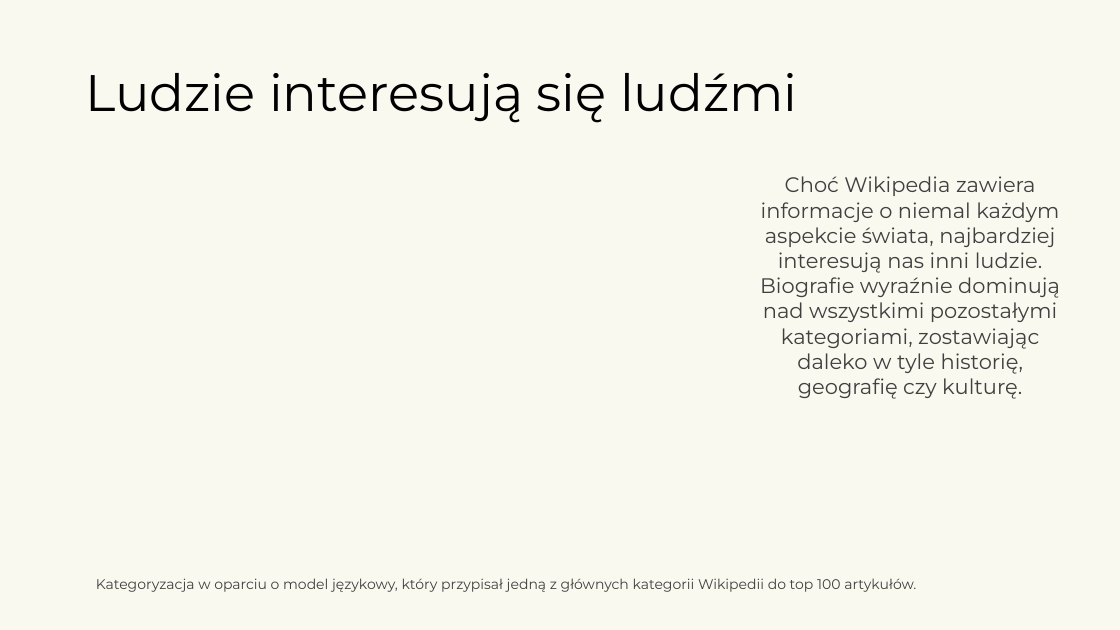
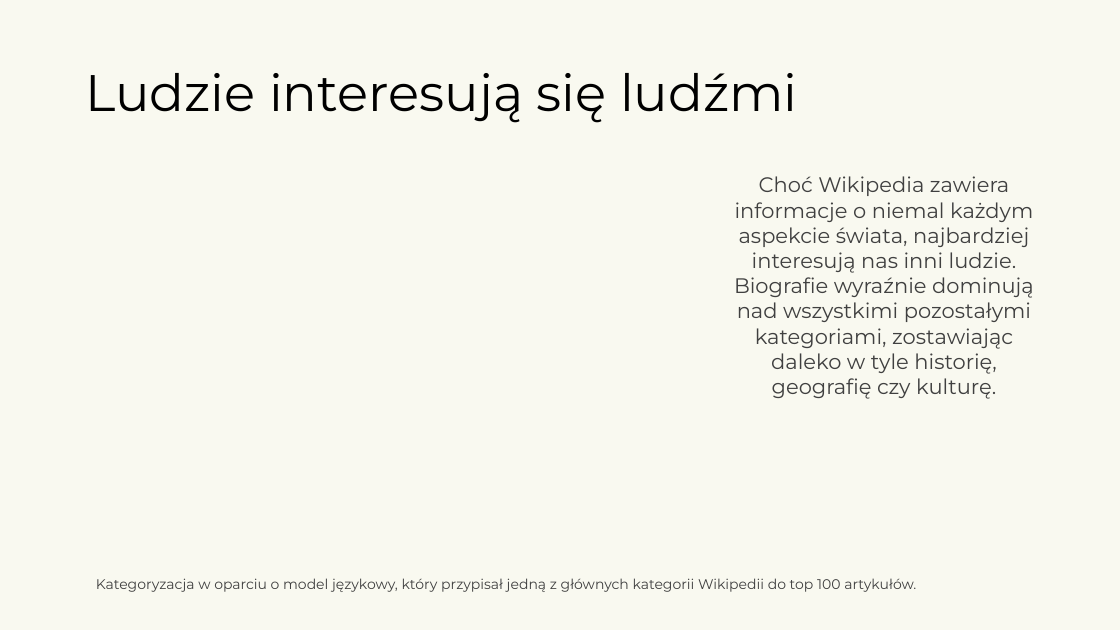
Before and after one commit to kotlarekm/BI_NGO_Wikipedia, a slide deck: slide 2 of storytelling/Storytelling.pptx. Drawn at 1120x630 pixels with LibreOffice and Linux fonts; fonts in the diff are those of the drawing; background and template pictures are left out. Boxes give left, top, right and bottom in pixels: in the first picture for what was removed or moved away, otherwise in the second. Text is boxed around its words. In the diff, an @@ line names an element or a change of style, - is before the commit and + after.

```diff
--- a/storytelling/Storytelling.pptx
+++ b/storytelling/Storytelling.pptx
@@ text "Choć Wikipedia zawiera informacje o ...": place and size @@
-text "Choć Wikipedia zawiera informacje o ..." at box(760, 176, 1060, 399)
+text "Choć Wikipedia zawiera informacje o ..." at box(734, 176, 1034, 399)
```
Also in this commit, not shown: 10 other slides changed, 1 slide removed, 1 other file.
